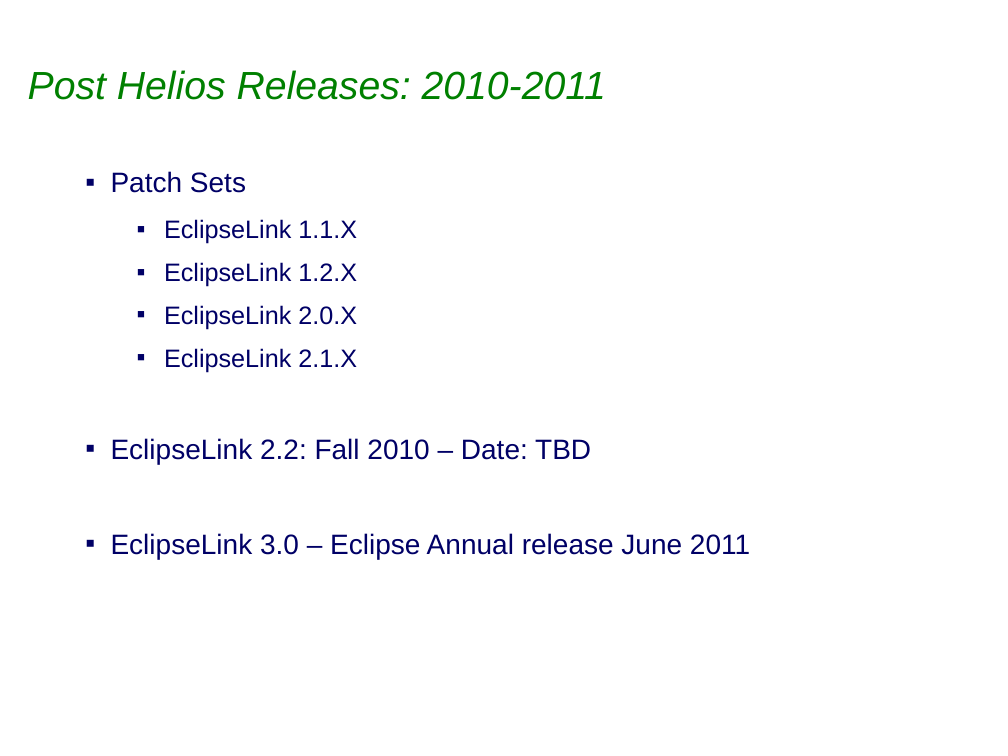
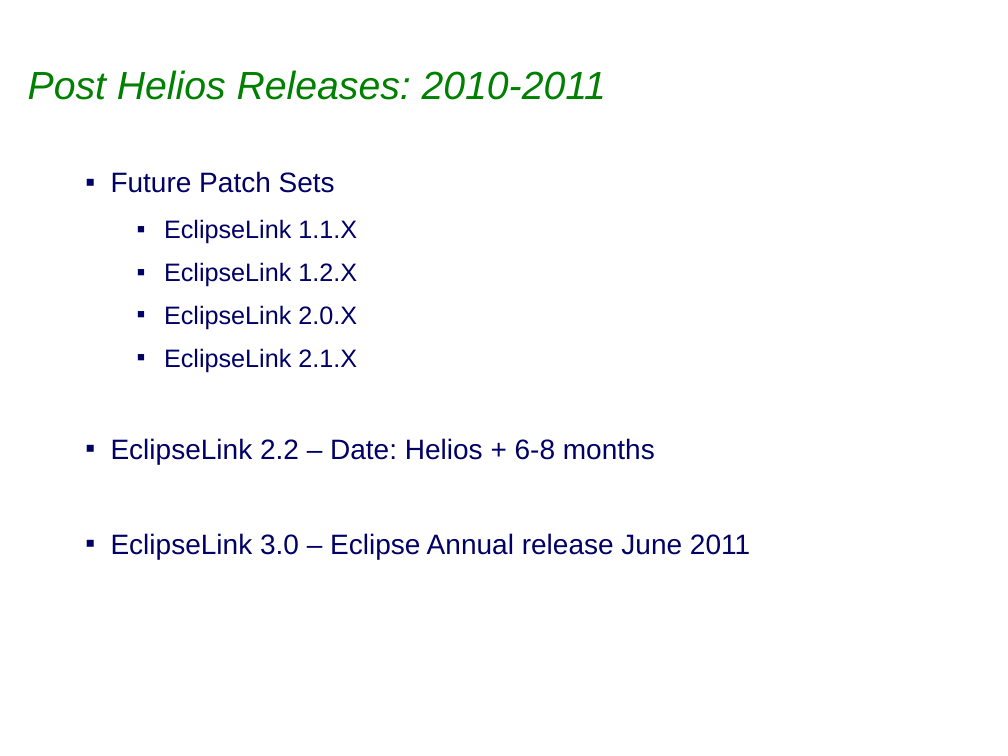
Before and after one commit to sabineheider/incubator, a slide deck: slide 3 of summit-2010/RoadMap.ppt. Drawn at 1008x756 pixels with LibreOffice and Linux fonts; fonts in the diff are those of the drawing; background and template pictures are left out. Boxes give left, top, right and bottom in pixels: in the first picture for what was removed or moved away, otherwise in the second. Text is boxed around its words. In the diff, an @@ line names an element or a change of style, - is before the commit and + after.

Commit message:
Bug 312854 EclipseLink Summit - Updated roadmap slides

```diff
--- a/summit-2010/RoadMap.ppt
+++ b/summit-2010/RoadMap.ppt
@@ text at [111, 171, 335, 193]: text changed @@
-▪ Patch Sets
+▪ Future Patch Sets
@@ text at [111, 438, 655, 464]: text changed @@
-▪ EclipseLink 2.2: Fall 2010 – Date: TBD
+▪ EclipseLink 2.2 – Date: Helios + 6-8 months
```
Also in this commit, not shown: 4 other slides changed, 1 other file.
